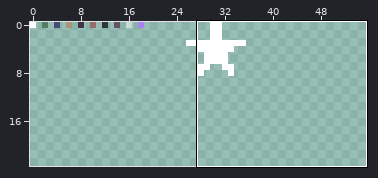
Pixel-art file: resources/asesprite/atlases/atlas-nodes-mini.aseprite. The first picture is a wide view before the edit; the outline marks the close-up.
Close-up. Earlier state:
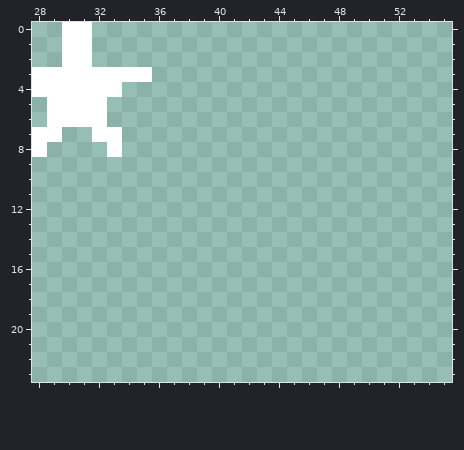
150x50 pixels, 1 frame. Shown: x 28..55, y 0..23. The wide view leaves out empty margins.
After the commit:
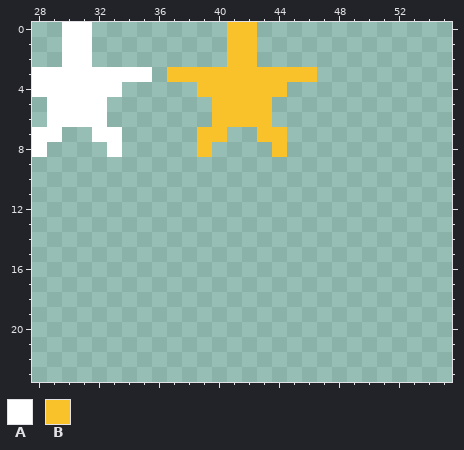
Palette (. is transparent): A #ffffff  B #f9c22b
Edits made:
layer "star/Layer 2 Copy" added
Layer "star/Layer 2 Copy":
Colour B now appears in rows 0 to 2 at x 41 to 42; in row 3 at x 37 to 46; in row 4 at x 39 to 44; in rows 5 to 6 at x 40 to 43; in row 7 at x 39 to 40 and 43 to 44; in row 8 at x 39 and 44.
Boxes around the changes in both close-ups, in picture pixels (x1, y1, x2, y2):
added: (167, 22, 317, 157)
